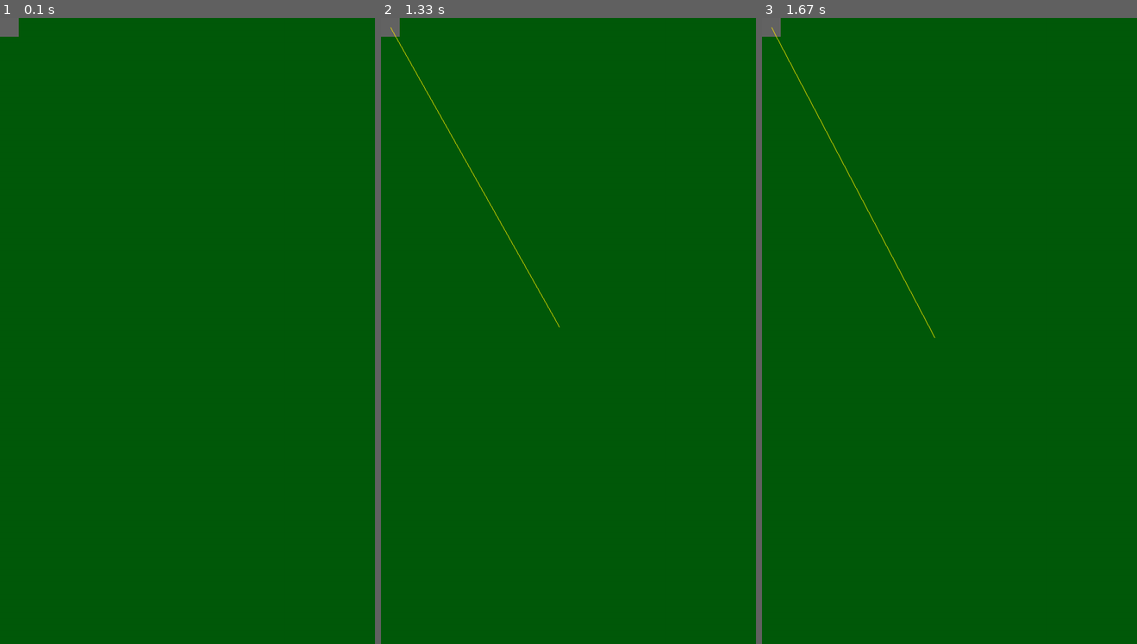
Above: before the commit, frames 1-3 (left to right).
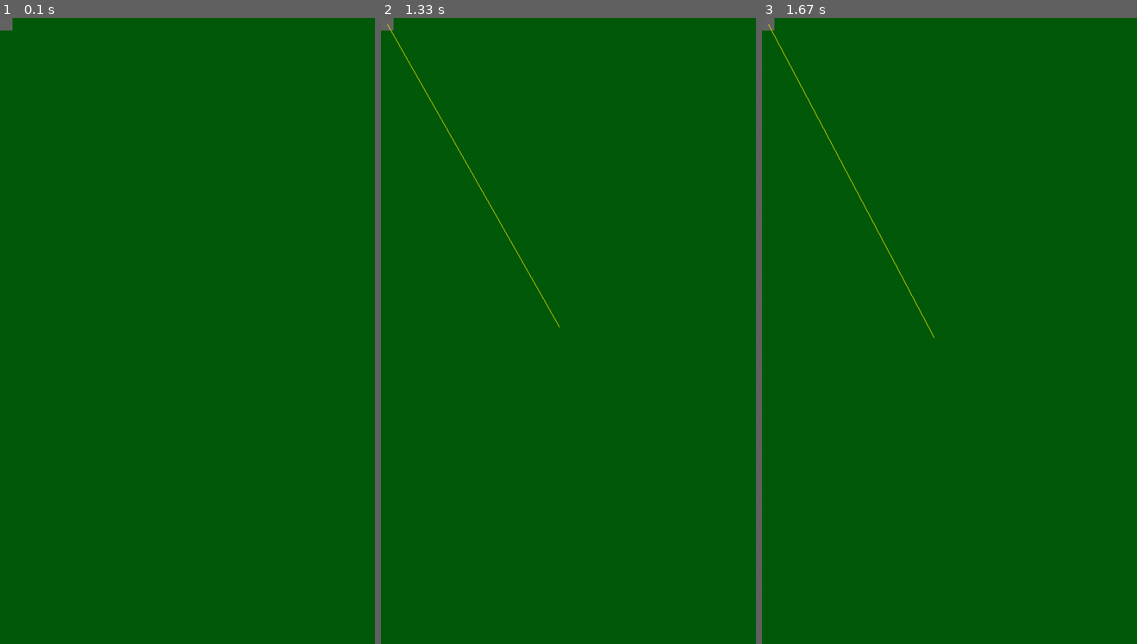
Above: after the commit, the same moments.

Repository: SNIPRS/mnb_halo
Game: pygame game, started from main.py
The game is run twice, just before and just after one commit, with the same random seed, the same clock (stepped at 60 frames per second) and the same inputs.
Inputs:
- Up to frame 1 (0.1 s): no input
- Up to frame 2 (1.33 s): no input
- Up to frame 3 (1.67 s): no input

The runs differ from the first frame. In frame 1, less than 0.1% of the frame differs, in the area x 0-5%, y 0-3%; in frame 2, 0.3%; in frame 3, 0.4%, in the area x 0-47%, y 0-52%.

Commit message:
spotting

Diff:
--- a/main.py
+++ b/main.py
@@ -10,7 +10,7 @@
 from sprite.character import Character
 
 pygame.display.set_caption('mnb_halo')
-test = Character((100, 100, 100), 30, 30)
+test = Character((100, 100, 100), 20, 20)
 
 
 def main():
--- a/mechanics/spotting.py
+++ b/weapons/spotting.py
@@ -7,9 +7,10 @@
 from sprite.character import Character
 from utils import distance
 
-class SpottingSystem:
+class Spotter:
     def __init__(self):
-        pass
+        self.spotting_updates = 3 * G.FPS # Updates every so often
+        self.spotting_timer = self.spotting_updates # Countdown
 
     def get_target(self, actor: Character) -> Union[None, Character]:
         # Closest
@@ -25,3 +26,6 @@
     def _valid_target(self, actor: Character, other: Character) -> bool:
         return (actor.faction != other.faction and random() < other.spotted_chance and
             distance((actor.x, actor.y), (other.x, other.y)) <= actor.spotting_range)
+
+    def frame(self):
+        pass
